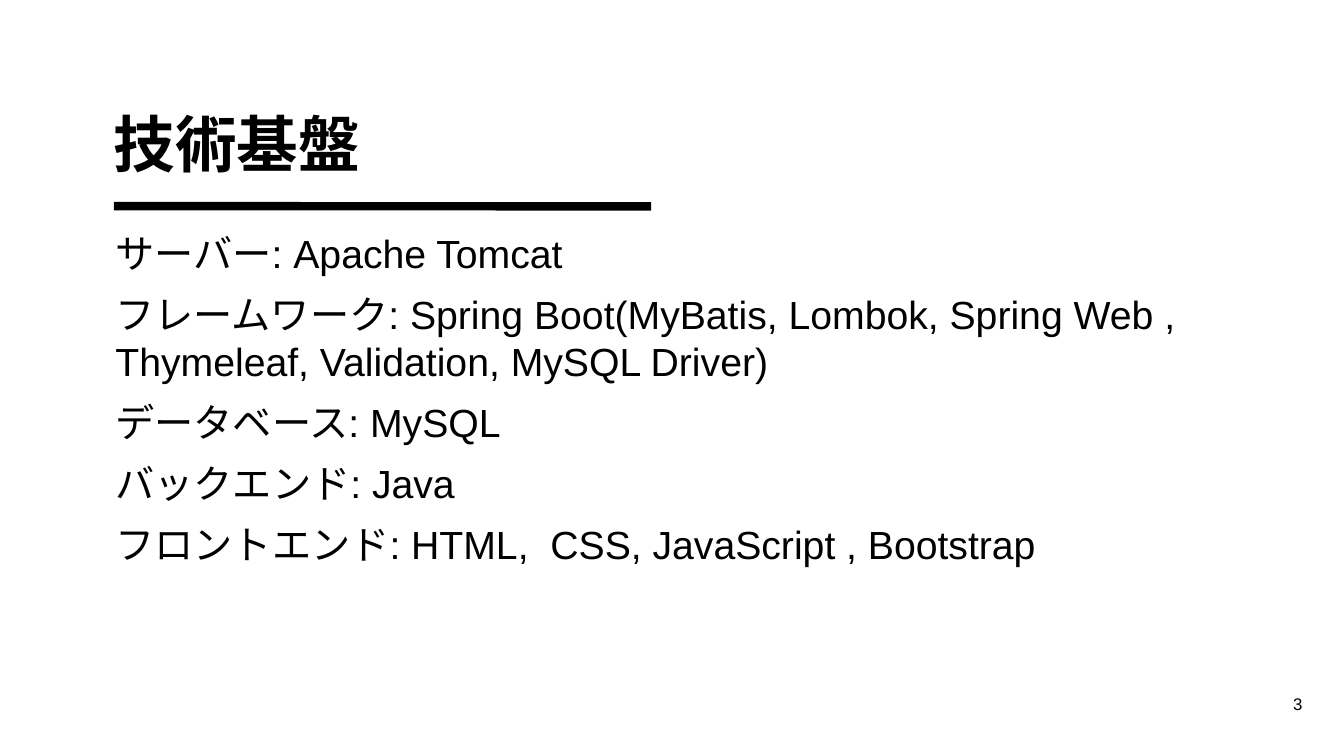
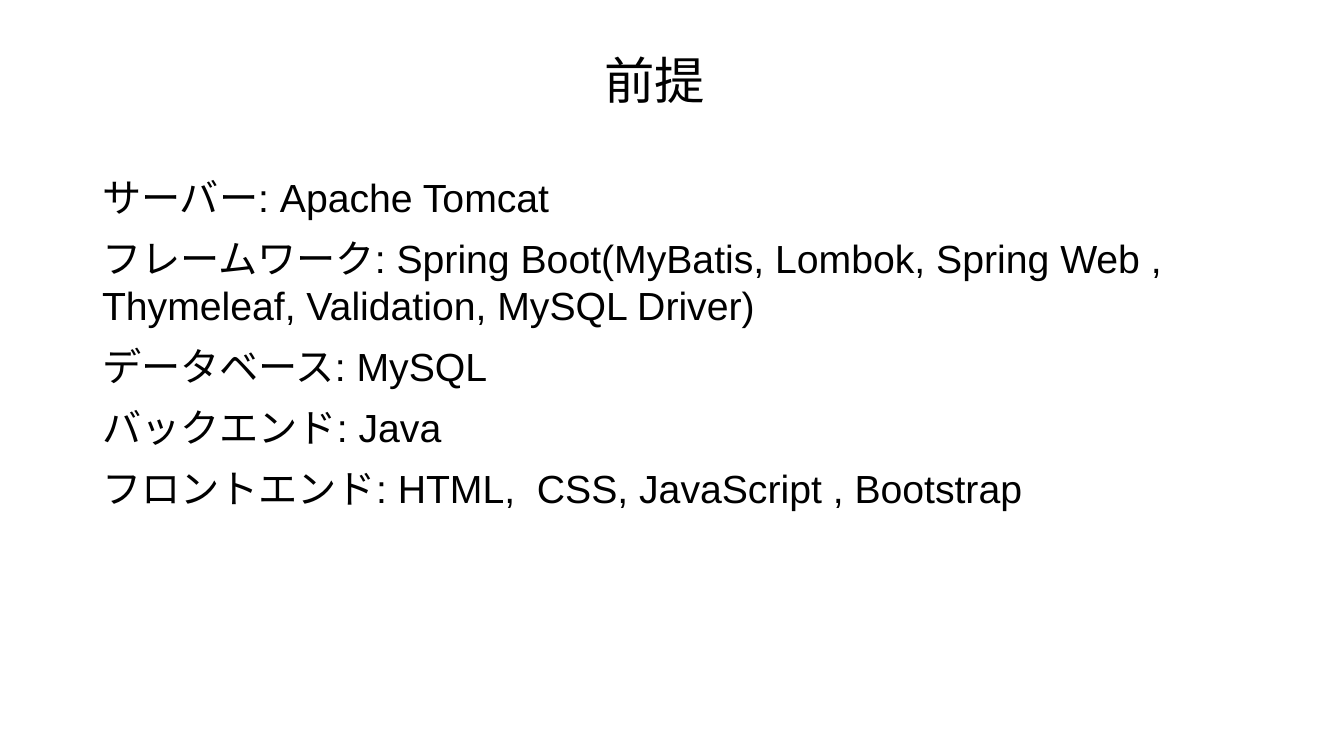
Before and after one commit to akikun918/apart-management-system, a slide deck: slide 6 of 要件定義書.pptx (slide 3 before the commit). Drawn at 1344x756 pixels with LibreOffice and Linux fonts; fonts in the diff are those of the drawing. Boxes give left, top, right and bottom in pixels: in the first picture for what was removed or moved away, otherwise in the second. Text is boxed around its words. In the diff, an @@ line names an element or a change of style, - is before the commit and + after.

```diff
--- a/要件定義書.pptx
+++ b/要件定義書.pptx
@@ title added at (605,56,706,103), 36 pt, text #000000 @@
+前提
@@ title removed at (113,114,359,173) @@
-技術基盤
@@ text "サーバー: Apache Tomcat": place and size @@
-text "サーバー: Apache Tomcat" at (115,236,1154,567)
+text "サーバー: Apache Tomcat" at (102,180,1140,511)
@@ line removed from (114, 206) to (651, 207) @@
@@ page number removed at (1293,698,1302,710) @@
-3
```
Also in this commit, not shown: 7 other slides changed, 5 slides added, 2 slides removed.
